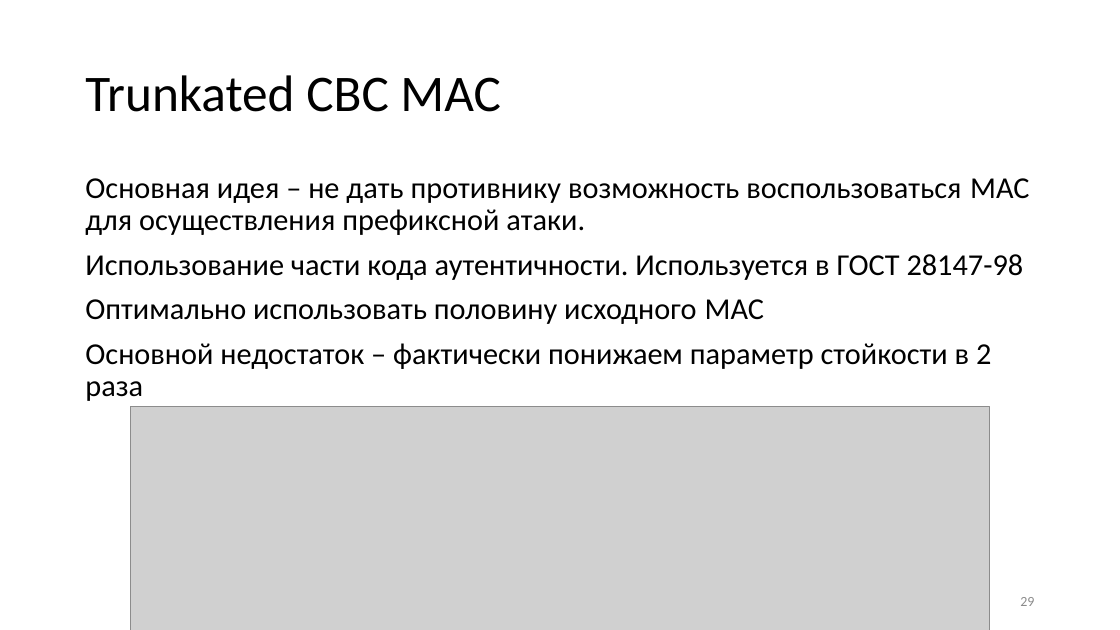
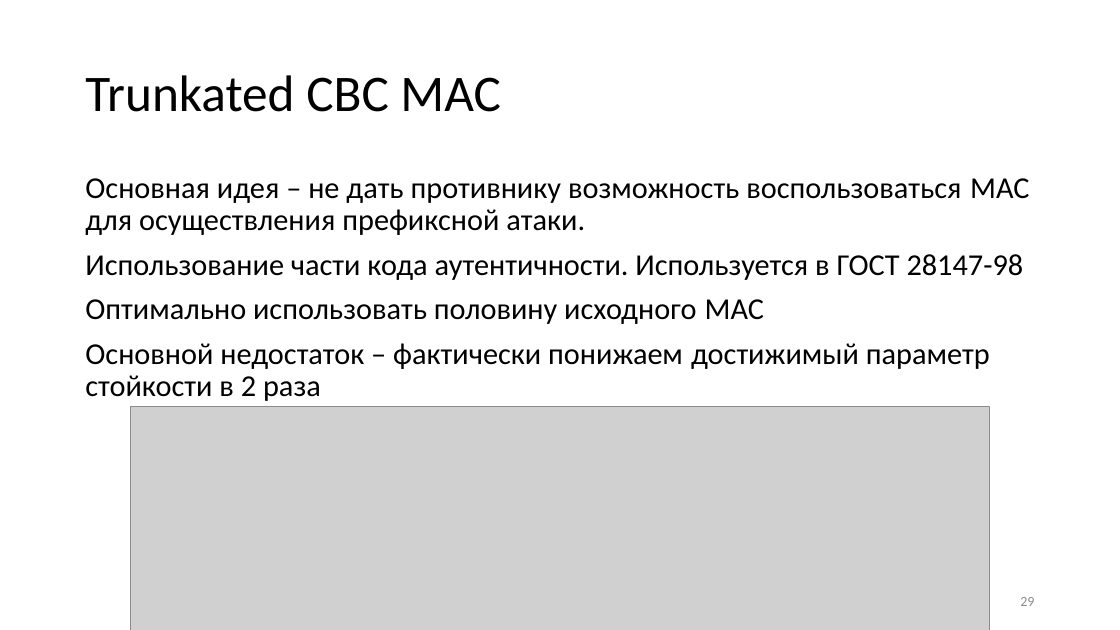
Before and after one commit to GeorgyFirsov-s-forks/CryptoLectures, a slide deck: slide 29 of Lectures/Lecture10.pptx. Drawn at 1120x630 pixels with LibreOffice and Linux fonts; fonts in the diff are those of the drawing; grey boxes stand for pictures. Boxes give left, top, right and bottom in pixels: in the first picture for what was removed or moved away, otherwise in the second. Text is boxed around its words. In the diff, an @@ line names an element or a change of style, - is before the commit and + after.

```diff
--- a/Lectures/Lecture10.pptx
+++ b/Lectures/Lecture10.pptx
@@ text at box(85, 343, 990, 401): text changed @@
-Основной недостаток – фактически понижаем параметр стойкости в 2 раза
+Основной недостаток – фактически понижаем достижимый параметр стойкости в 2 раза
```
Also in this commit, not shown: 5 other slides changed, 1 slide added, 1 other file.
